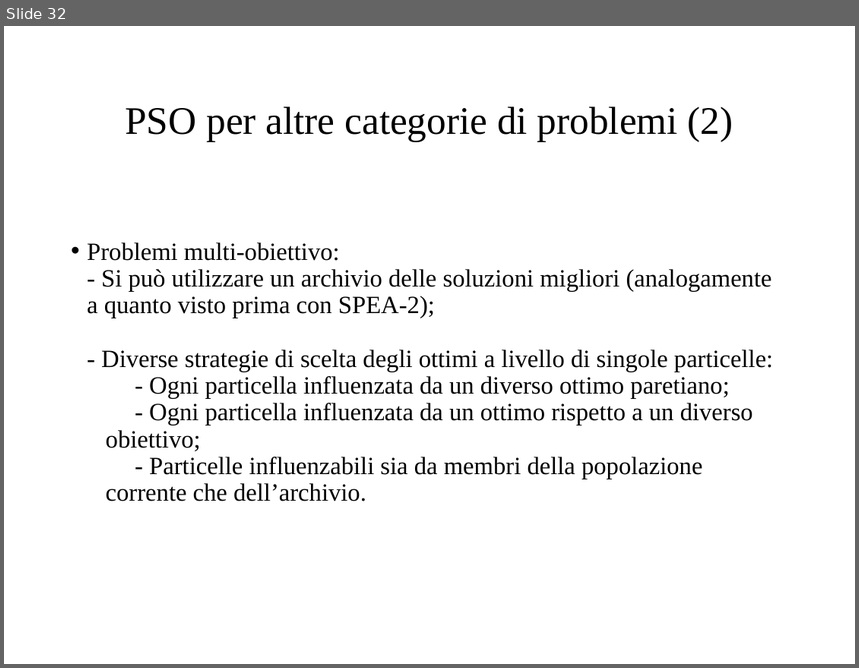
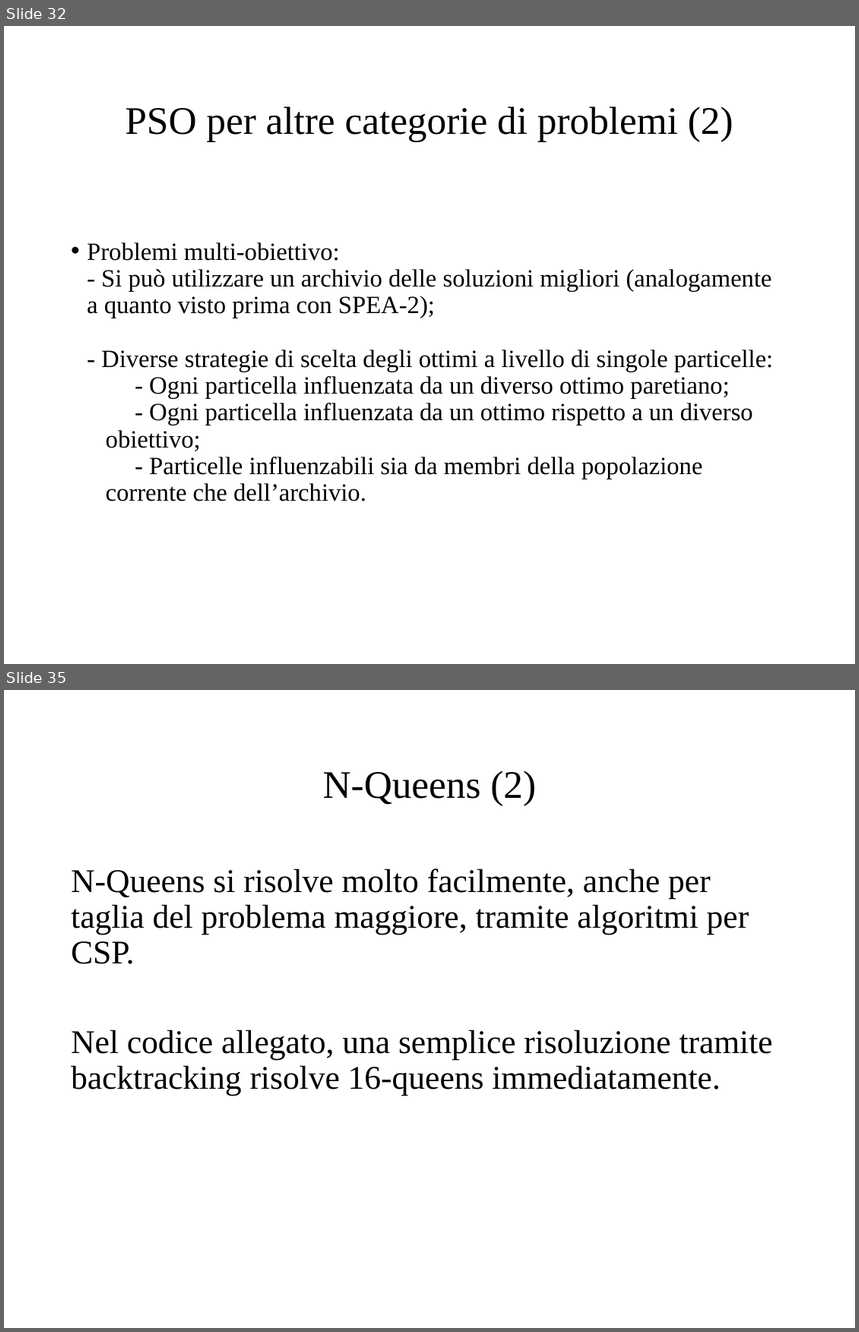
Before and after one commit to micferr/OptimizationProject, a slide deck: Presentation/Presentazione.pptx. Shown one above the other, each under a label of ours: slide 32 before the commit, slides 32 and 35 after it; the slides between them are not shown. The pictures are 859x668 and 859x1332 pixels, drawn with LibreOffice and Linux fonts; fonts in the diff are those of the drawing. Boxes give left, top, right and bottom in pixels: in the first picture for what was removed or moved away, otherwise in the second. Text is boxed around its words. In the diff, an @@ line names an element or a change of style, - is before the commit and + after.

```diff
--- a/Presentation/Presentazione.pptx
+++ b/Presentation/Presentazione.pptx
@@ slide 35 added at <box>4,690,855,1328</box>, background #FFFFFF @@
@@ title added at <box>323,771,536,806</box>, 33 pt, text #000000 @@
+N-Queens (2)
@@ text added at <box>71,869,773,1096</box>, 28 pt, text #000000 @@
+N-Queens si risolve molto facilmente, anche per taglia del problema maggiore, tramite algoritmi per CSP.
+Nel codice allegato, una semplice risoluzione tramite backtracking risolve 16-queens immediatamente.
```
Also in this commit, not shown: 1 slide changed, 8 other slides added, 1 slide removed.
